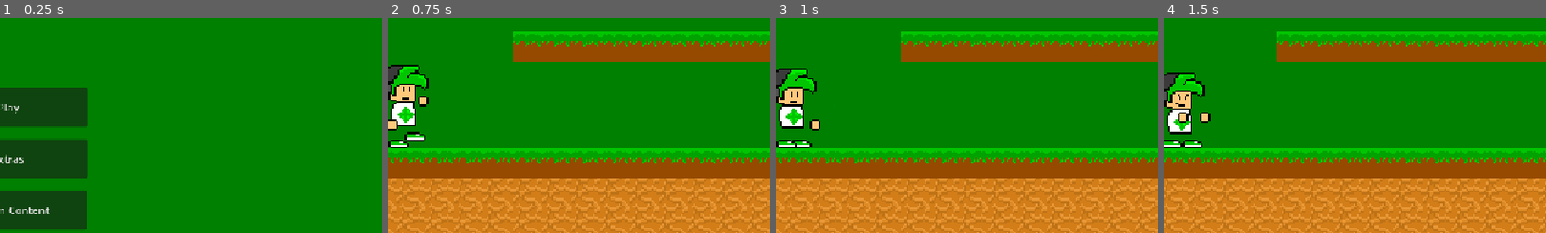
Above: before the commit, frames 1-4 (left to right).
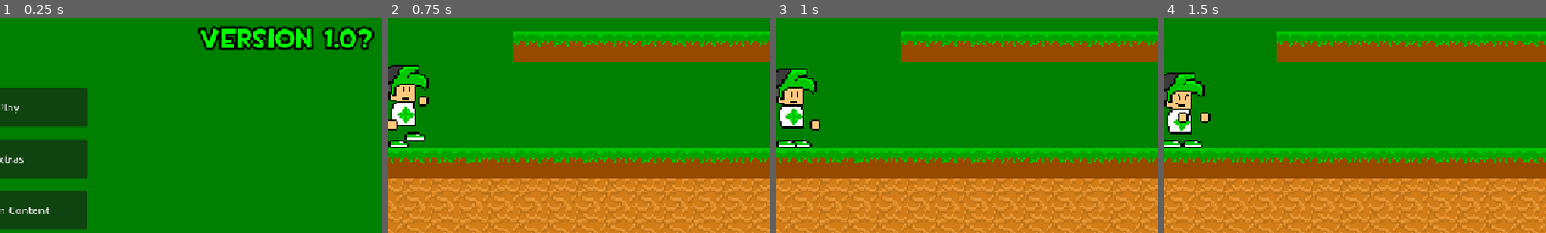
Above: after the commit, the same moments.

Repository: nooxTheHumanoid/nooxie-s-adventure-the-game
Game: Godot game, scene res://menu.tscn
The game is run twice, just before and just after one commit, with the same random seed, the same clock (stepped at 60 frames per second) and the same inputs.
Inputs (mouse positions are % of the whole screen's width and height, from its top left):
- Up to frame 1 (0.25 s): no input
- Up to frame 2 (0.75 s): click "Play" at 0.5 s
- Up to frame 3 (1 s): no input
- Up to frame 4 (1.5 s): tap Enter at 1.25 s; move the mouse to (72, 45) at 1.27 s; hold D (right) from 1.28 s (still down); tap G (taunt) at 1.35 s; click (72, 45) at 1.42 s
The pictures show only the part of the screen within x 48-98%, y 30-80%; the shares and areas given below are measured in that part.

The runs differ from the first frame. In frame 1, 4.1% of the frame differs, in the area x 51-98%, y 3-16%; in frame 2, nothing differs; in frame 3, nothing differs; in frame 4, nothing differs.

Commit message:
Mental State System

Diff:
--- a/Characters/GuyDarkheart.tscn
+++ b/Characters/GuyDarkheart.tscn
@@ -295,4 +295,15 @@
 horizontal_alignment = 1
 vertical_alignment = 1
 
+[node name="Emotion" type="Label" parent="." unique_id=262621264]
+visible = false
+offset_left = -31.0
+offset_top = -50.0
+offset_right = 34.0
+offset_bottom = -27.0
+theme_override_font_sizes/font_size = 11
+text = "Stable"
+horizontal_alignment = 1
+vertical_alignment = 1
+
 [connection signal="area_entered" from="Area2D" to="." method="_on_area_2d_area_entered"]
--- a/Characters/Milky.tscn
+++ b/Characters/Milky.tscn
@@ -568,4 +568,15 @@
 horizontal_alignment = 1
 vertical_alignment = 1
 
+[node name="Emotion" type="Label" parent="." unique_id=1543226590]
+visible = false
+offset_left = -31.0
+offset_top = -50.0
+offset_right = 34.0
+offset_bottom = -27.0
+theme_override_font_sizes/font_size = 11
+text = "Stable"
+horizontal_alignment = 1
+vertical_alignment = 1
+
 [connection signal="area_entered" from="Area2D" to="." method="_on_area_2d_area_entered"]
--- a/Characters/NX.tscn
+++ b/Characters/NX.tscn
@@ -458,6 +458,7 @@
 temp_preload_2 = ExtResource("3_ig7px")
 temp_preload_3 = ExtResource("4_xt2v3")
 lossScreen = ExtResource("4_shf6n")
+Mental_State = 0
 Show_stamina = false
 Has_stamina = false
 should_camera_sync = false
@@ -527,4 +528,15 @@
 horizontal_alignment = 1
 vertical_alignment = 1
 
+[node name="Emotion" type="Label" parent="." unique_id=1150700462]
+visible = false
+offset_left = -31.0
+offset_top = -50.0
+offset_right = 34.0
+offset_bottom = -27.0
+theme_override_font_sizes/font_size = 11
+text = "Stable"
+horizontal_alignment = 1
+vertical_alignment = 1
+
 [connection signal="area_entered" from="Area2D" to="." method="_on_area_2d_area_entered"]
--- a/Characters/VOID.tscn
+++ b/Characters/VOID.tscn
@@ -544,4 +544,15 @@
 horizontal_alignment = 1
 vertical_alignment = 1
 
+[node name="Emotion" type="Label" parent="." unique_id=1708017238]
+visible = false
+offset_left = -31.0
+offset_top = -50.0
+offset_right = 34.0
+offset_bottom = -27.0
+theme_override_font_sizes/font_size = 11
+text = "Stable"
+horizontal_alignment = 1
+vertical_alignment = 1
+
 [connection signal="area_entered" from="Area2D" to="." method="_on_area_2d_area_entered"]
--- a/Custom/CustomLevelTest.tscn
+++ b/Custom/CustomLevelTest.tscn
@@ -9,6 +9,7 @@
 [ext_resource type="PackedScene" uid="uid://88k2dmp3clm0" path="res://Entities/player_spawn.tscn" id="9_6mf0s"]
 [ext_resource type="PackedScene" uid="uid://dyc3r0j7kdfcl" path="res://Entities/death_zone.tscn" id="10_6mf0s"]
 [ext_resource type="AudioStream" uid="uid://bdnt83xf8aue4" path="res://Music/lore accurate nx chase theme.mp3" id="10_hsi8t"]
+[ext_resource type="PackedScene" uid="uid://yokdaxdg6w3b" path="res://pause.tscn" id="11_hsi8t"]
 [ext_resource type="PackedScene" uid="uid://vo76jgya30xt" path="res://Entities/LevelThings/exit_level.tscn" id="13_2b2uo"]
 
 [sub_resource type="TileSetAtlasSource" id="TileSetAtlasSource_104vp"]
@@ -83,3 +84,5 @@
 show_stats = false
 Force_hp = true
 New_HP = 1.0
+
+[node name="Pause" parent="." unique_id=338774573 instance=ExtResource("11_hsi8t")]
--- a/Levels/Level1.tscn
+++ b/Levels/Level1.tscn
@@ -9,6 +9,7 @@
 [ext_resource type="PackedScene" uid="uid://cgeosfih1riti" path="res://Entities/stomper.tscn" id="7_f5cpa"]
 [ext_resource type="PackedScene" uid="uid://88k2dmp3clm0" path="res://Entities/player_spawn.tscn" id="9_7fl83"]
 [ext_resource type="PackedScene" uid="uid://vo76jgya30xt" path="res://Entities/LevelThings/exit_level.tscn" id="10_7fl83"]
+[ext_resource type="PackedScene" uid="uid://yokdaxdg6w3b" path="res://pause.tscn" id="11_p5226"]
 [ext_resource type="PackedScene" uid="uid://dyc3r0j7kdfcl" path="res://Entities/death_zone.tscn" id="13_104vp"]
 
 [sub_resource type="TileSetAtlasSource" id="TileSetAtlasSource_104vp"]
@@ -170,3 +171,5 @@
 show_stats = false
 Force_hp = true
 New_HP = 0.1
+
+[node name="Pause" parent="." unique_id=338774573 instance=ExtResource("11_p5226")]
--- a/Levels/Level2.tscn
+++ b/Levels/Level2.tscn
@@ -12,6 +12,7 @@
 [ext_resource type="PackedScene" uid="uid://dyc3r0j7kdfcl" path="res://Entities/death_zone.tscn" id="10_cch3g"]
 [ext_resource type="PackedScene" uid="uid://88k2dmp3clm0" path="res://Entities/player_spawn.tscn" id="11_80cou"]
 [ext_resource type="PackedScene" uid="uid://drwt5fd2ow5qy" path="res://Entities/LevelThings/Spike.tscn" id="11_lf2mf"]
+[ext_resource type="PackedScene" uid="uid://yokdaxdg6w3b" path="res://pause.tscn" id="13_xosfc"]
 
 [sub_resource type="TileSetAtlasSource" id="TileSetAtlasSource_104vp"]
 texture = ExtResource("1_x7rwe")
@@ -299,3 +300,5 @@
 show_stats = false
 Force_hp = true
 New_HP = 0.1
+
+[node name="Pause" parent="." unique_id=338774573 instance=ExtResource("13_xosfc")]
--- a/Levels/Level3.tscn
+++ b/Levels/Level3.tscn
@@ -14,6 +14,7 @@
 [ext_resource type="PackedScene" uid="uid://cxfnf2pvy8nsp" path="res://Entities/Enemies/Mercs/mercSniper.tscn" id="13_dxjb0"]
 [ext_resource type="PackedScene" uid="uid://88k2dmp3clm0" path="res://Entities/player_spawn.tscn" id="13_hx0pg"]
 [ext_resource type="PackedScene" uid="uid://btm3rntawj3ev" path="res://Entities/Enemies/Mercs/mercRifle.tscn" id="14_dxjb0"]
+[ext_resource type="PackedScene" uid="uid://yokdaxdg6w3b" path="res://pause.tscn" id="15_hx0pg"]
 
 [sub_resource type="TileSetAtlasSource" id="TileSetAtlasSource_104vp"]
 texture = ExtResource("1_4c4gq")
@@ -222,3 +223,5 @@
 camera = NodePath("../Camera2D")
 song = ExtResource("7_hy5j1")
 level = "uid://cbyq06rhrfy2"
+
+[node name="Pause" parent="." unique_id=338774573 instance=ExtResource("15_hx0pg")]
--- a/Levels/Level4.tscn
+++ b/Levels/Level4.tscn
@@ -10,6 +10,7 @@
 [ext_resource type="PackedScene" uid="uid://88k2dmp3clm0" path="res://Entities/player_spawn.tscn" id="9_v72e1"]
 [ext_resource type="PackedScene" uid="uid://dyc3r0j7kdfcl" path="res://Entities/death_zone.tscn" id="10_3k6h0"]
 [ext_resource type="PackedScene" uid="uid://6mjy7jqd2boq" path="res://Entities/Enemies/Mafia/MafiaGoons.tscn" id="10_v72e1"]
+[ext_resource type="PackedScene" uid="uid://yokdaxdg6w3b" path="res://pause.tscn" id="11_so18s"]
 
 [sub_resource type="TileSetAtlasSource" id="TileSetAtlasSource_104vp"]
 texture = ExtResource("1_v72e1")
@@ -114,3 +115,5 @@
 camera = NodePath("../Camera2D")
 song = ExtResource("7_v72e1")
 level = "uid://cordqjkq3kfi"
+
+[node name="Pause" parent="." unique_id=338774573 instance=ExtResource("11_so18s")]
--- a/Levels/Level5.tscn
+++ b/Levels/Level5.tscn
@@ -10,6 +10,7 @@
 [ext_resource type="PackedScene" uid="uid://88k2dmp3clm0" path="res://Entities/player_spawn.tscn" id="9_cg4ff"]
 [ext_resource type="PackedScene" uid="uid://ckii40e7slgih" path="res://Entities/Enemies/Mafia/MafiaGodfather.tscn" id="9_nijbd"]
 [ext_resource type="PackedScene" uid="uid://dyc3r0j7kdfcl" path="res://Entities/death_zone.tscn" id="10_7wtyh"]
+[ext_resource type="PackedScene" uid="uid://yokdaxdg6w3b" path="res://pause.tscn" id="11_cg4ff"]
 
 [sub_resource type="TileSetAtlasSource" id="TileSetAtlasSource_104vp"]
 texture = ExtResource("1_nijbd")
@@ -81,3 +82,5 @@
 camera = NodePath("../Camera2D")
 song = ExtResource("7_nxrld")
 level = "uid://cg86mv7ckex06"
+
+[node name="Pause" parent="." unique_id=338774573 instance=ExtResource("11_cg4ff")]
--- a/Levels/TestLevel.tscn
+++ b/Levels/TestLevel.tscn
@@ -12,6 +12,7 @@
 [ext_resource type="PackedScene" uid="uid://xbgni1a8lr0x" path="res://Entities/Enemies/Mercs/mercShotty.tscn" id="11_76fkc"]
 [ext_resource type="PackedScene" uid="uid://dyc3r0j7kdfcl" path="res://Entities/death_zone.tscn" id="11_w8qko"]
 [ext_resource type="PackedScene" uid="uid://btm3rntawj3ev" path="res://Entities/Enemies/Mercs/mercRifle.tscn" id="12_jfium"]
+[ext_resource type="PackedScene" uid="uid://yokdaxdg6w3b" path="res://pause.tscn" id="13_a5le3"]
 
 [sub_resource type="TileSetAtlasSource" id="TileSetAtlasSource_104vp"]
 texture = ExtResource("1_ej1bv")
@@ -84,3 +85,5 @@
 
 [node name="Merc2" parent="." unique_id=1397031770 instance=ExtResource("12_jfium")]
 position = Vector2(154, 67)
+
+[node name="Pause" parent="." unique_id=338774573 instance=ExtResource("13_a5le3")]
--- a/Scripts/char_select.gd
+++ b/Scripts/char_select.gd
@@ -42,7 +42,7 @@
 		CharnameText.text = "Guy Darkheart"
 		DescText.text = "He's left handed."
 		StatText.text = "Stats\nHP: 120\nSpeed: 100\nSprint Bonus: 1.8X\nStomp Damage: 2.5\nJumpPower: 400\nCoyote Time: 0.2 seconds\nStamina: 100\nStamina Gain: 20\nStamina Drain: 10"
-		MechanicText.text = "Unique mechanic:\nMercs die twice."
+		MechanicText.text = "Unique mechanic:\nInject yourself with a syringe that damages you and buffs your damage." #old mechanic "Mercs die twice"
 		QuirkText.text = "Characrer Quirks:\nMute.\nNo Trigger Discipline."
 		StartingItemText.text = "Starting weapons:\nRifle"
 		CharacterPortrait.texture = ResourceLoader.load("res://textures/CharacterPortraits/GuyDarkheart.png")
@@ -106,7 +106,7 @@
 		CharnameText.text = "Guy Darkheart"
 		DescText.text = "He's left handed."
 		StatText.text = "Stats\nHP: 120\nSpeed: 100\nSprint Bonus: 1.8X\nStomp Damage: 2.5\nJumpPower: 400\nCoyote Time: 0.2 seconds\nStamina: 100\nStamina Gain: 20\nStamina Drain: 10"
-		MechanicText.text = "Unique mechanic:\nMercs die twice."
+		MechanicText.text = "Unique mechanic:\nInject yourself with a syringe that damages you and buffs your damage." #old mechanic "Mercs die twice"
 		QuirkText.text = "Characrer Quirks:\nMute.\nNo Trigger Discipline."
 		StartingItemText.text = "Starting weapons:\nRifle"
 		CharacterPortrait.texture = ResourceLoader.load("res://textures/CharacterPortraits/GuyDarkheart.png")
--- a/Scripts/player.gd
+++ b/Scripts/player.gd
@@ -78,6 +78,7 @@
 @onready var HPNumb = $HPNumber #this isn't used anymore
 @onready var tauntSong = $Taunt
 @onready var levelmusic = $LevelMusic
+@onready var emotionText = $Emotion
 
 @export var lossScreen : PackedScene
 @export_file var Current_scene
@@ -277,6 +278,50 @@
 		InjuredLeg = false
 
 
+	if Mental_State == EmotionalState.focused:
+		emotionText.text = "focused"
+		DamageTakenMulti = 0.75
+		SpeedMulti = 1.1
+		JumpMulti = 1.0
+		levelmusic.pitch_scale = 1.05
+		tauntSong.pitch_scale = 1.05
+	elif Mental_State == EmotionalState.agony:
+		emotionText.text = "agony"
+		DamageTakenMulti = 1.1
+		SpeedMulti = 0.95
+		JumpMulti = 1.0
+		levelmusic.pitch_scale = 0.9
+		tauntSong.pitch_scale = 0.9
+	elif Mental_State == EmotionalState.disstressed:
+		emotionText.text = "disstressed"
+		DamageTakenMulti = 1.5 #default 1.25
+		SpeedMulti = 1.25 #default 0.95
+		JumpMulti = 1.0
+		levelmusic.pitch_scale = 0.75
+		tauntSong.pitch_scale = 0.75
+	elif Mental_State == EmotionalState.scared:
+		emotionText.text = "scared"
+		DamageTakenMulti = 1.5
+		SpeedMulti = 1.25
+		JumpMulti = 1.0
+		levelmusic.pitch_scale = 1.25
+		tauntSong.pitch_scale = 1.25
+	elif Mental_State == EmotionalState.unstable:
+		emotionText.text = "unstable"
+		DamageTakenMulti = 2.0
+		SpeedMulti = 0.9
+		JumpMulti = 0.8
+		levelmusic.pitch_scale = 0.5
+		tauntSong.pitch_scale = 0.5
+	else:
+		emotionText.text = "stable"
+		DamageTakenMulti = 1.0
+		SpeedMulti = 1.0
+		JumpMulti = 1.0
+		levelmusic.pitch_scale = 1.0
+		tauntSong.pitch_scale = 1.0
+
+
 func _physics_process(delta: float) -> void:
 
 
--- a/menu.tscn
+++ b/menu.tscn
@@ -404,6 +404,20 @@
 theme_override_fonts/font = ExtResource("4_4hy44")
 theme_override_font_sizes/font_size = 21
 text = "use noox for the true experience"
+
+[node name="Label11" type="Label" parent="Control" unique_id=645794430]
+layout_mode = 0
+offset_left = 380.0
+offset_top = -90.0
+offset_right = 699.0
+offset_bottom = -25.0
+theme_override_colors/font_color = Color(0, 1, 0, 1)
+theme_override_colors/font_outline_color = Color(0, 0, 0, 1)
+theme_override_constants/outline_size = 15
+theme_override_fonts/font = ExtResource("4_4hy44")
+theme_override_font_sizes/font_size = 40
+text = "Version 1.0?"
+horizontal_alignment = 1
 
 [node name="Camera2D" type="Camera2D" parent="." unique_id=1901233955]
 position = Vector2(581, 334)
--- a/player_spawn.gd
+++ b/player_spawn.gd
@@ -4,6 +4,15 @@
 	regular,
 	nohands
 }
+enum EmotionalState {
+	focused,
+	stable,
+	agony,
+	disstressed,
+	scared,
+	unstable
+}
+
 @export var nx : PackedScene
 @export var voidman : PackedScene
 @export var guyD : PackedScene
@@ -12,6 +21,7 @@
 @export var song : AudioStreamMP3
 @export_file var level
 @export_group("CharSettings")
+@export var MentalState = EmotionalState.stable
 @export var PlayerHasgun = PlayerMode.nohands
 @export var show_stats = true
 @export var defence = 0.0
@@ -24,6 +34,7 @@
 func _ready() -> void:
 	if global.character == 0:
 		var player = nx.instantiate()
+		player.Mental_State = MentalState
 		player.position = position
 		player.Player_Mode = PlayerHasgun
 		player.LevelSong = song
